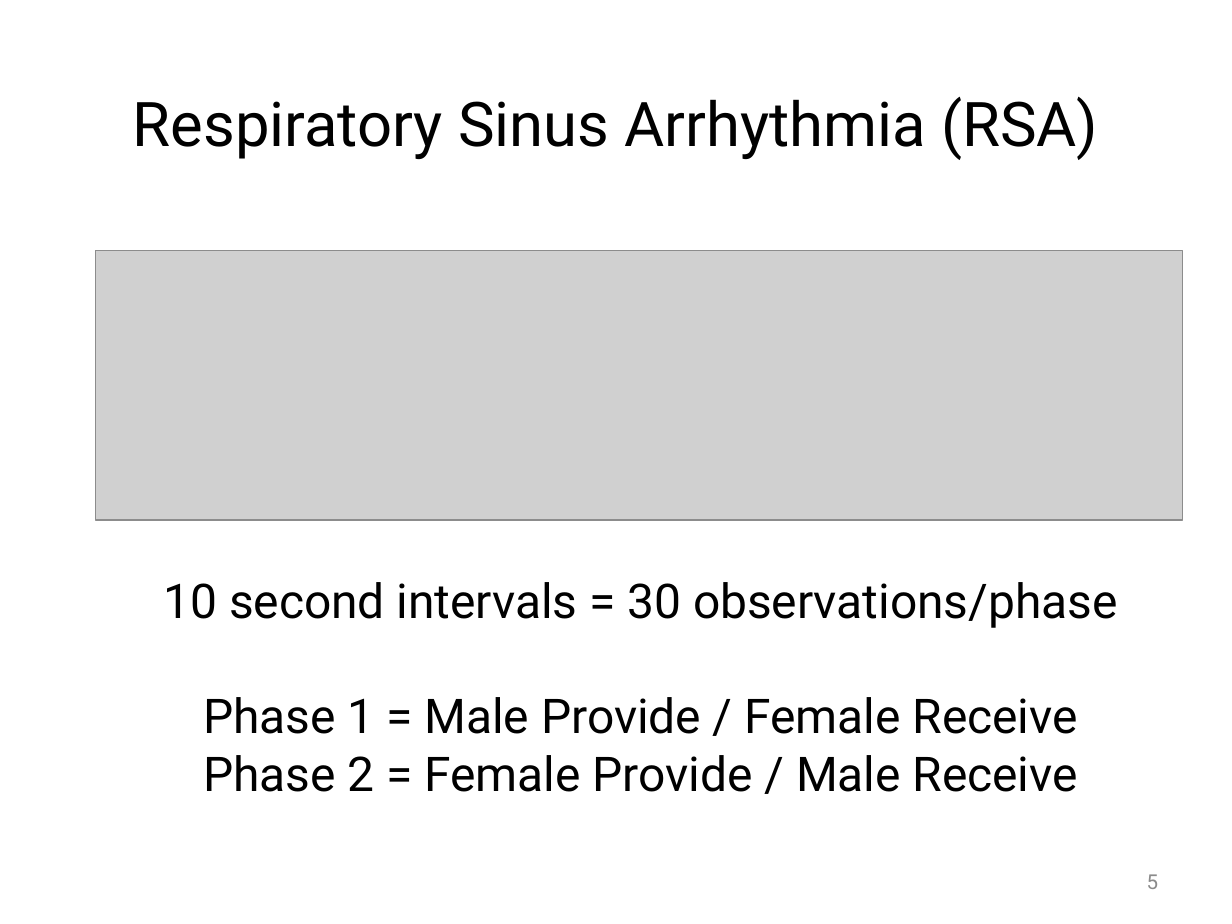
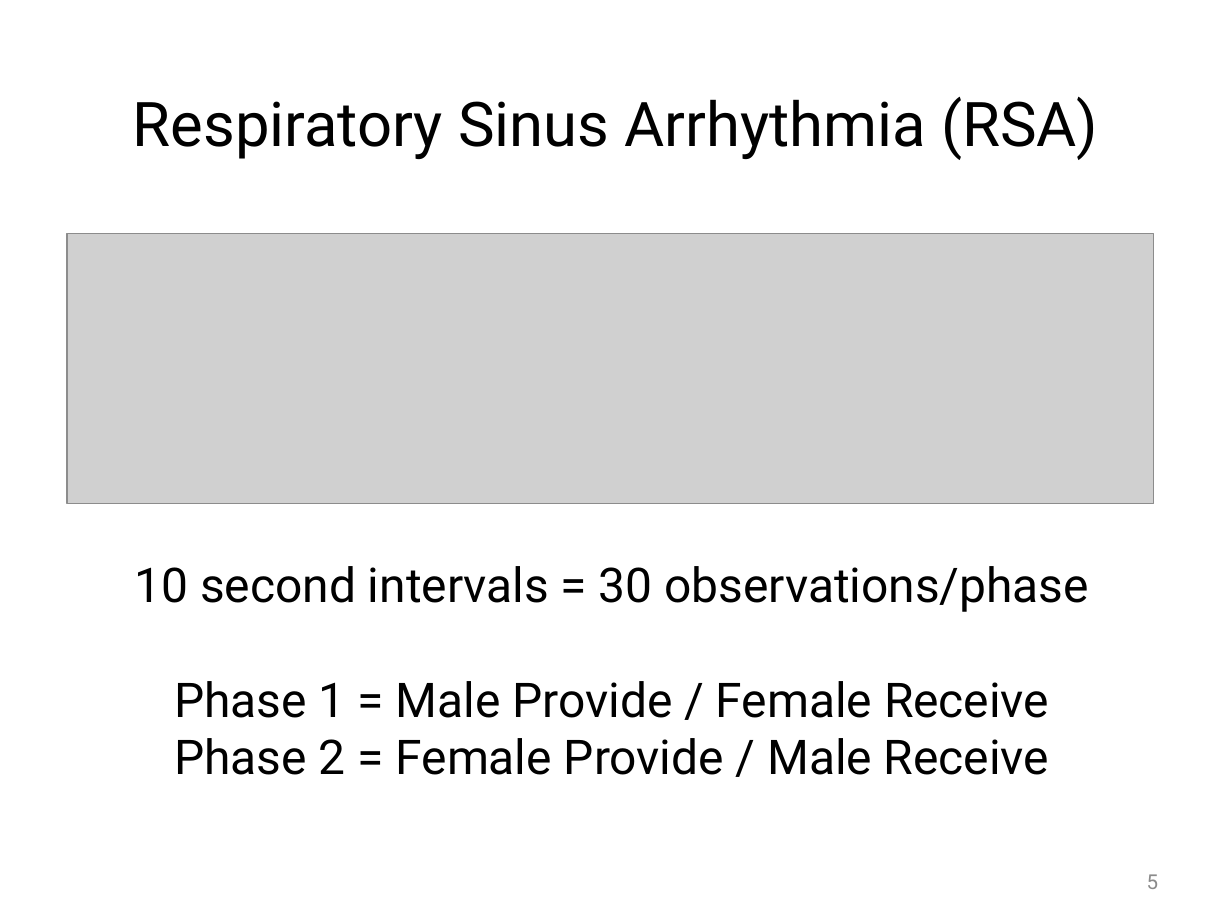
Before and after one commit to mayazrm/KZNB, a slide deck: slide 5 of DSM/Bolger_DSM_Report_from_the_Trenches_170601.pptx. Drawn at 1232x924 pixels with LibreOffice and Linux fonts; fonts in the diff are those of the drawing; grey boxes stand for pictures. Boxes give left, top, right and bottom in pixels: in the first picture for what was removed or moved away, otherwise in the second. Text is boxed around its words. In the diff, an @@ line names an element or a change of style, - is before the commit and + after.

```diff
--- a/DSM/Bolger_DSM_Report_from_the_Trenches_170601.pptx
+++ b/DSM/Bolger_DSM_Report_from_the_Trenches_170601.pptx
@@ picture: place and size @@
-picture at box(96, 250, 1183, 520)
+picture at box(67, 234, 1153, 504)
@@ text "10 second intervals = 30 ...": place and size @@
-text "10 second intervals = 30 ..." at box(163, 582, 1117, 792)
+text "10 second intervals = 30 ..." at box(135, 566, 1088, 775)
```
Also in this commit, not shown: 5 other slides changed, 2 other files.
